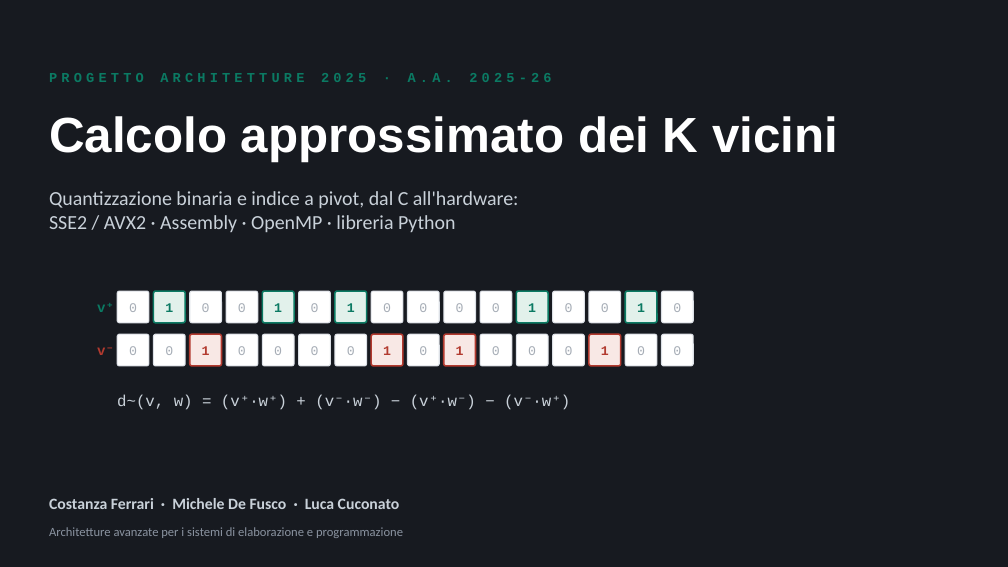
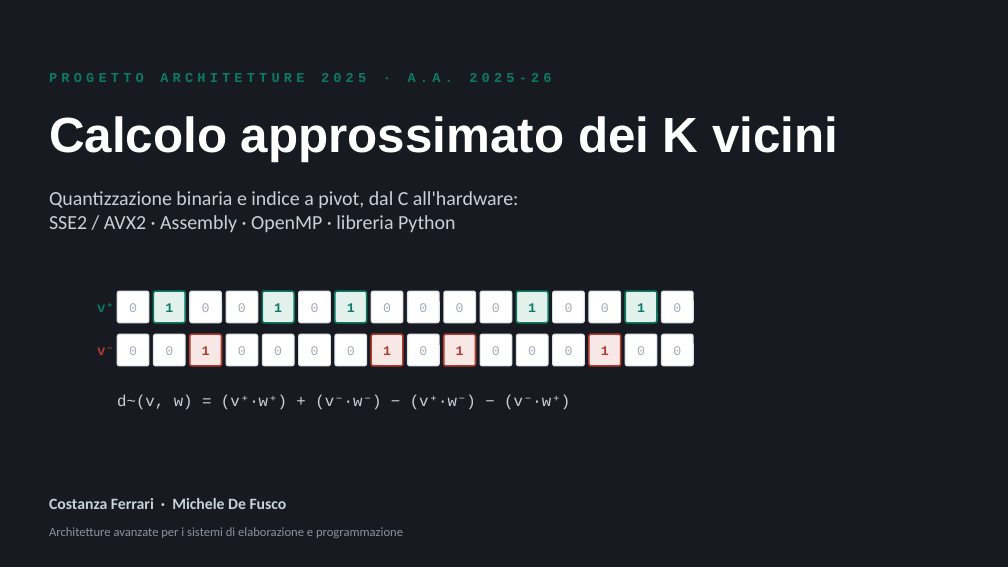
Before and after one commit to Mikidefu/ProgettoKnnArchitetture, a slide deck: slide 1 of doc/Presentazione_Progetto_KNN.pptx. Drawn at 1008x567 pixels with LibreOffice and Linux fonts; fonts in the diff are those of the drawing. Boxes give left, top, right and bottom in pixels: in the first picture for what was removed or moved away, otherwise in the second. Text is boxed around its words. In the diff, an @@ line names an element or a change of style, - is before the commit and + after.

```diff
--- a/doc/Presentazione_Progetto_KNN.pptx
+++ b/doc/Presentazione_Progetto_KNN.pptx
@@ text at (x1=49, y1=498, x2=287, y2=509): text changed @@
-Costanza Ferrari · Michele De Fusco · Luca Cuconato
+Costanza Ferrari · Michele De Fusco
```
Also in this commit, not shown: 7 other slides changed, 1 other file.
